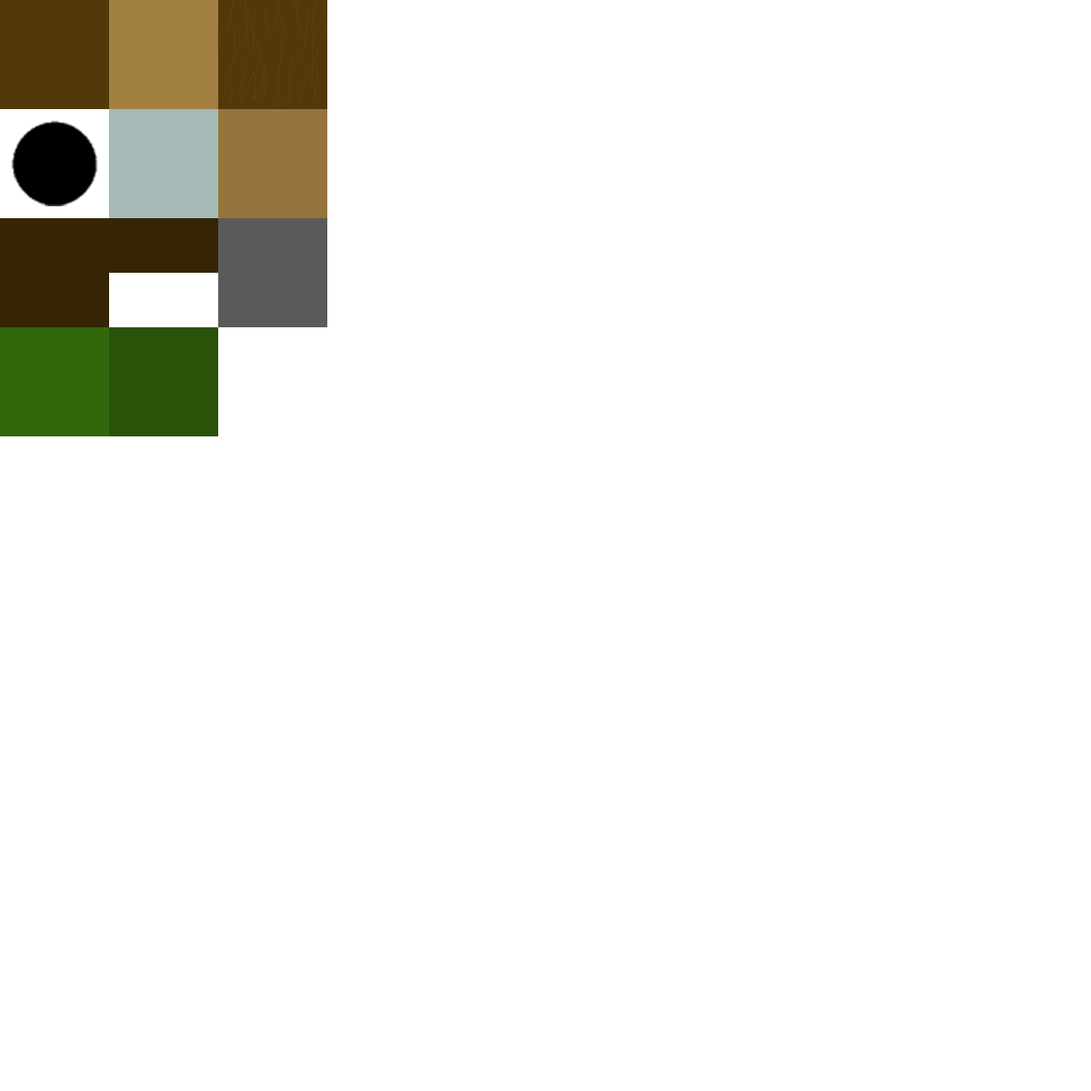
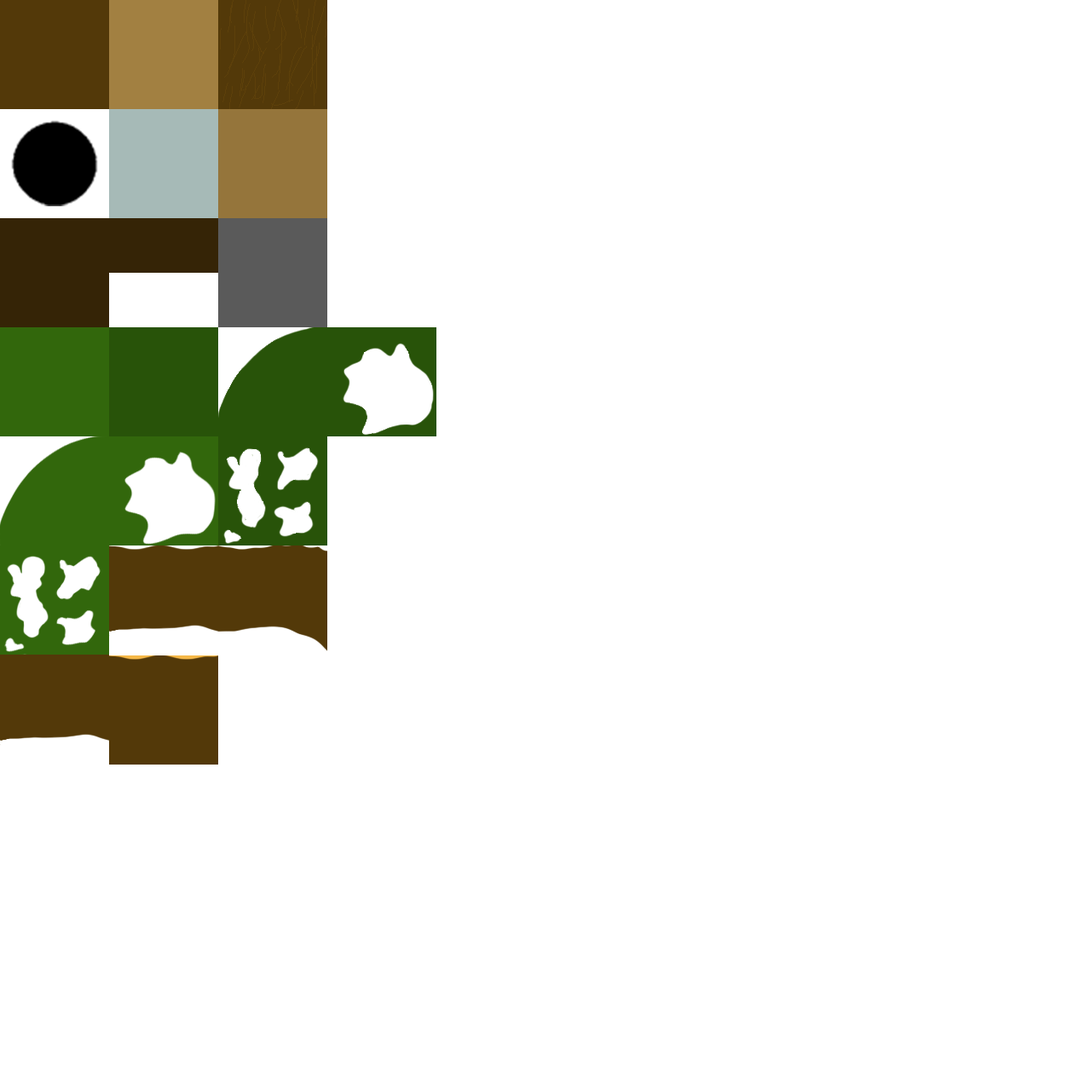
Two versions of the same layered image (1091px x 1091px). Layer-by-layer changes:
added layer "Calque 8" above "Calque 6" over [108, 655, 219, 765]
added layer "Calque 6" above "Calque 5" over [0, 654, 110, 747]
renamed "Calque 4" to "Calque 5", painted on it over [0, 327, 437, 655]
added layer "Calque 7" above "Calque 2" over [109, 655, 219, 765]
